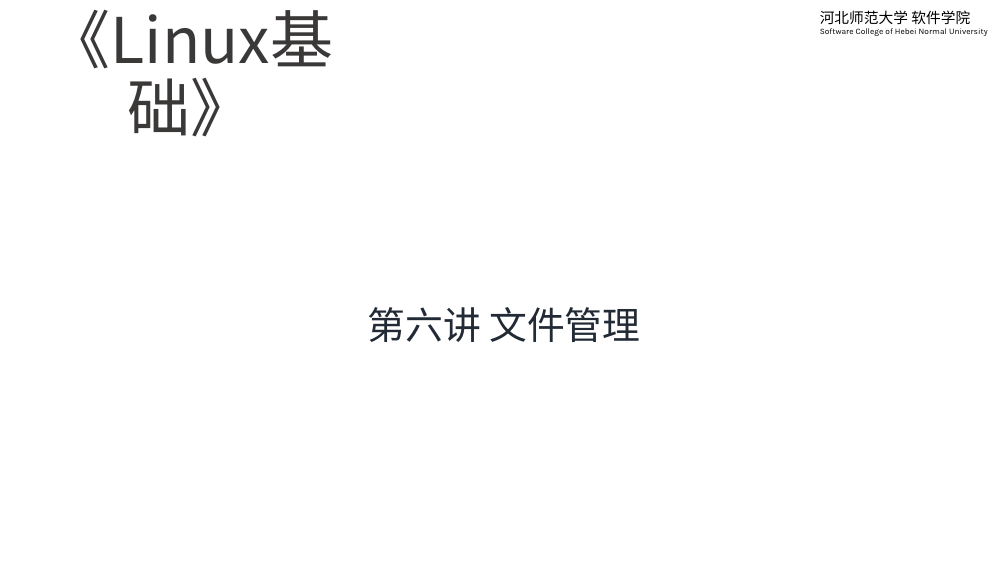
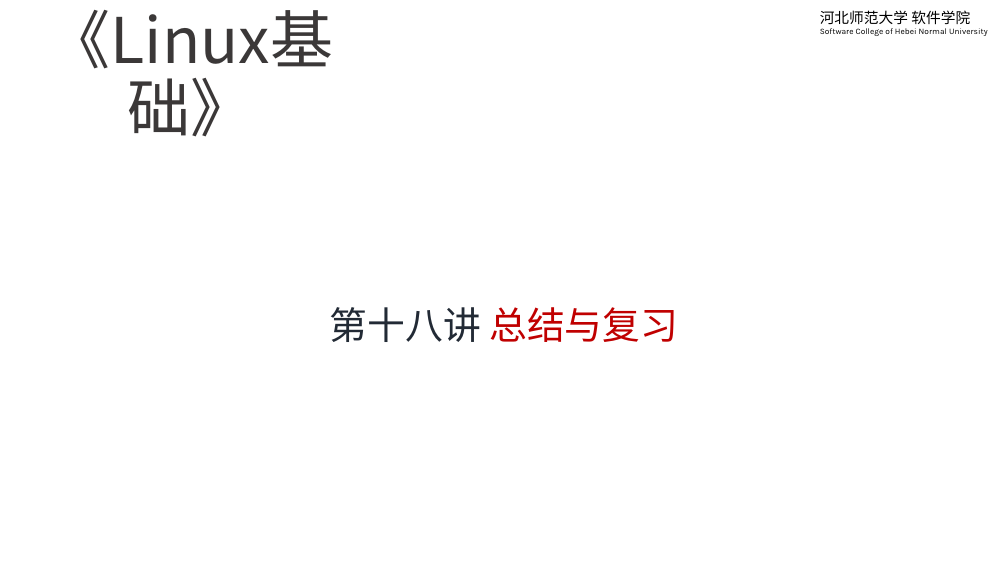
Before and after one commit to edu2act/course-linux-system, a slide deck: slide 1 of materials/slides/ch18-reverse.pptx. Drawn at 1008x567 pixels with LibreOffice and Linux fonts; fonts in the diff are those of the drawing; background and template pictures are left out. Boxes give left, top, right and bottom in pixels: in the first picture for what was removed or moved away, otherwise in the second. Text is boxed around its words. In the diff, an @@ line names an element or a change of style, - is before the commit and + after.

```diff
--- a/materials/slides/ch18-reverse.pptx
+++ b/materials/slides/ch18-reverse.pptx
@@ subtitle at [330,307,678,342]: text changed; text colour #222A35 to #C00000 @@
-第六讲 文件管理
+第十八讲 总结与复习
```
Also in this commit, not shown: 3 slides added, 4 slides removed, 22 other files.
